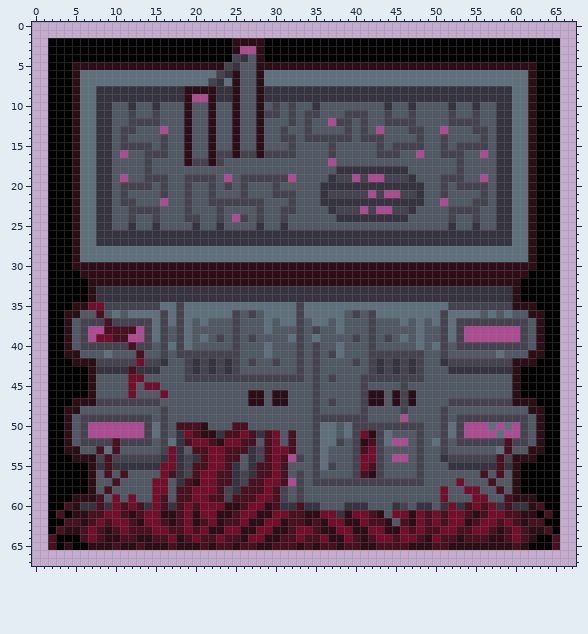
A sprite sheet gets an edit: asset/sprite/buildingA1.png. This is how it looked before the edit.
The file is 68x68 pixels. Colours within 5 levels of each other are drawn and written as one.
After the commit:
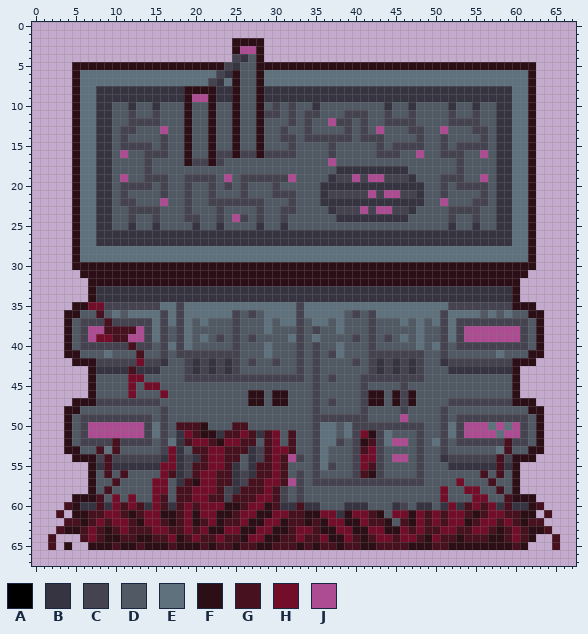
Palette (. is transparent): A #000000  B #363441  C #454350  D #515964  E #5f717d  F #2c0e16  G #47111f  H #720e2a  J #ad4c93
Commit: transparent base building
Difference:
Colour A is removed in rows 2 to 4 at x 2 to 24 and 29 to 65; in rows 5 to 30 at x 2 to 4 and 63 to 65; in row 31 at x 2 to 5 and 62 to 65; in rows 32 to 34 at x 2 to 6 and 61 to 65; in row 35 at x 2 to 4 and 63 to 65; in rows 36 to 41 at x 2 to 3 and 64 to 65.
Colour A is removed in row 42 at x 2 to 4 and 63 to 65; in rows 43 to 46 at x 2 to 6 and 61 to 65; in row 47 at x 2 to 4 and 63 to 65; in rows 48 to 53 at x 2 to 3 and 64 to 65; in row 54 at x 2 to 4 and 63 to 65; in rows 55 to 58 at x 2 to 6 and 61 to 65.
Colour A is removed in row 59 at x 2 to 4 and 63 to 65; in row 60 at x 2 to 3 and 64 to 65; in row 61 at x 2, 4, 63 and 65; in row 62 at x 2 to 3 and 64 to 65; in row 63 at x 2 and 65; in row 64 at x 3 to 5 and 63 to 64.
Colour A is removed in row 65 at x 3, 5 to 6 and 62 to 64.
Boxes around the changes in both pictures, in picture pixels (x1, y1, x2, y2):
erased: (48, 38, 560, 550)
